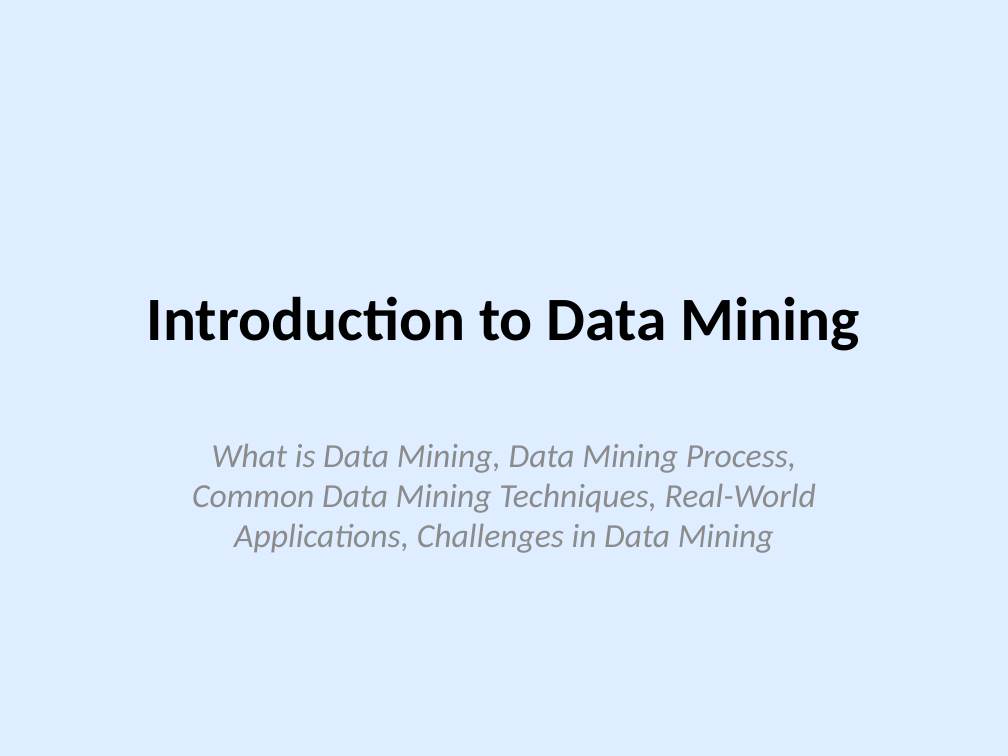
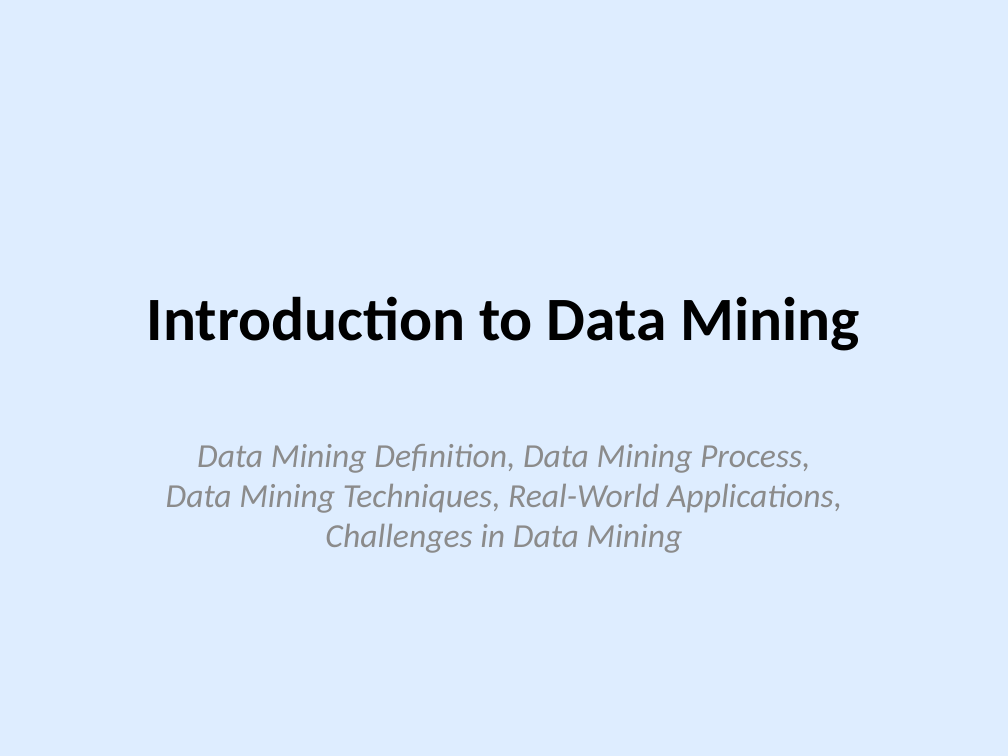
Before and after one commit to Tharushi1228/IT3041-IRWA, a slide deck: slide 1 of outputs/slides/monil_Data-mining.pptx. Drawn at 1008x756 pixels with LibreOffice and Linux fonts; fonts in the diff are those of the drawing. Boxes give left, top, right and bottom in pixels: in the first picture for what was removed or moved away, otherwise in the second. Text is boxed around its words. In the diff, an @@ line names an element or a change of style, - is before the commit and + after.

```diff
--- a/outputs/slides/monil_Data-mining.pptx
+++ b/outputs/slides/monil_Data-mining.pptx
@@ subtitle at [166,444,842,553]: text changed @@
-What is Data Mining, Data Mining Process, Common Data Mining Techniques, Real-World Applications, Challenges in Data Mining
+Data Mining Definition, Data Mining Process, Data Mining Techniques, Real-World Applications, Challenges in Data Mining
```
Also in this commit, not shown: 7 other slides changed, 1 slide removed, 2 other files.
